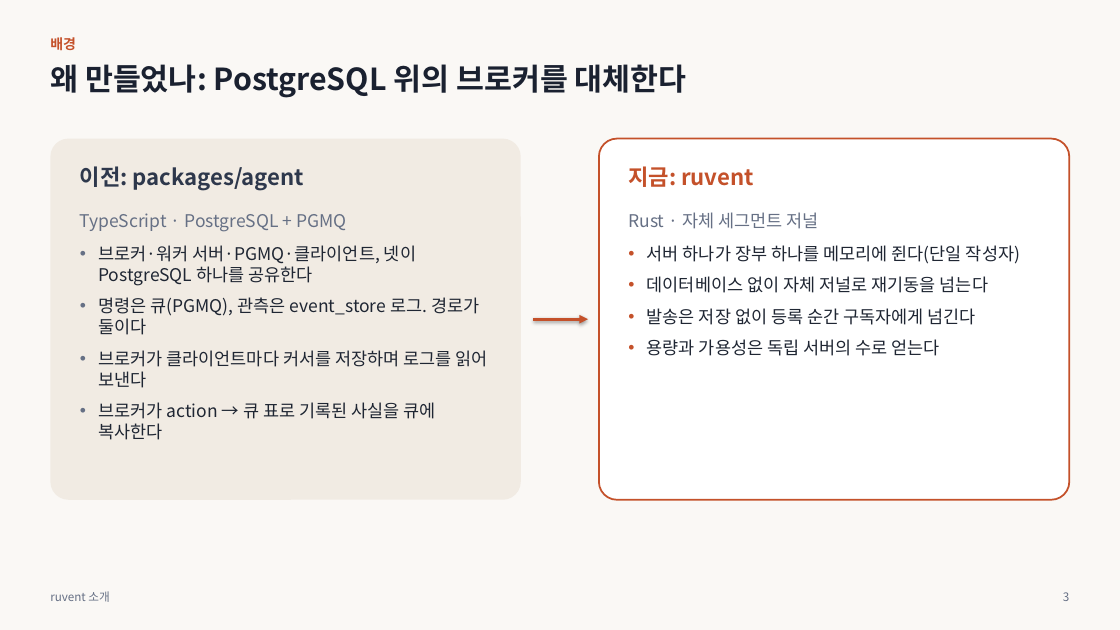
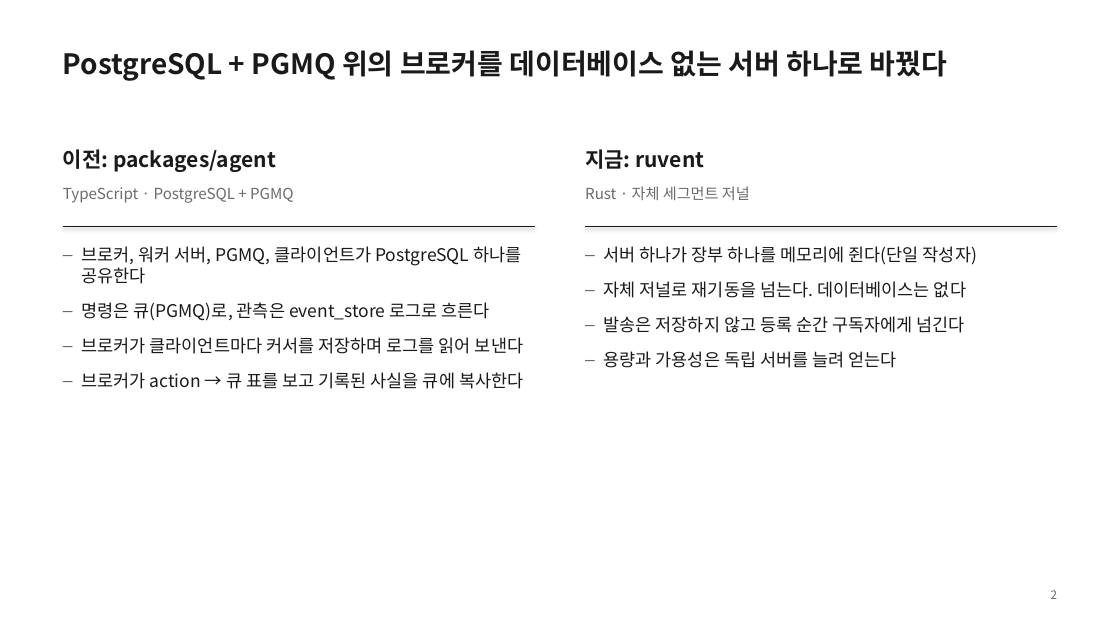
Before and after one commit to hikaMaeng/ruvent, a slide deck: slide 2 of docs/intro/ruvent-intro.pptx (slide 3 before the commit). Drawn at 1120x630 pixels with LibreOffice and Linux fonts; fonts in the diff are those of the drawing. Boxes give left, top, right and bottom in pixels: in the first picture for what was removed or moved away, otherwise in the second. Text is boxed around its words. In the diff, an @@ line names an element or a change of style, - is before the commit and + after.

```diff
--- a/docs/intro/ruvent-intro.pptx
+++ b/docs/intro/ruvent-intro.pptx
@@ background #FAF8F5 to #FFFFFF @@
@@ text removed at (50,37,76,51) @@
-배경
@@ text at (63,50,947,81): text changed; size 26 to 24 pt; text colour #1A2130 to #1A1A1A @@
-왜 만들었나: PostgreSQL 위의 브로커를 대체한다
+PostgreSQL + PGMQ 위의 브로커를 데이터베이스 없는 서버 하나로 바꿨다
@@ rounded rectangle removed at (50,139,521,500) @@
@@ text "이전: packages/agent": place and size @@
-text "이전: packages/agent" at (80,166,304,191)
+text "이전: packages/agent" at (63,149,276,172)
@@ text "이전: packages/agent" at (63,149,276,172): size 19 to 18 pt, text colour #2E384C to #1A1A1A @@
@@ text "지금: ruvent": place and size @@
-text "지금: ruvent" at (628,166,754,187)
+text "지금: ruvent" at (585,149,704,169)
@@ text "지금: ruvent" at (585,149,704,169): size 19 to 18 pt, text colour #C4512A to #1A1A1A @@
@@ rounded rectangle removed at (599,139,1070,500) @@
@@ text added at (63,187,294,203), 13 pt, text #6B6B6B @@
+TypeScript · PostgreSQL + PGMQ
@@ text added at (585,186,750,200), 13 pt, text #6B6B6B @@
+Rust · 자체 세그먼트 저널
@@ line added from (63, 227) to (535, 227), #1A1A1A 1 pt @@
@@ line added from (586, 227) to (1057, 227), #1A1A1A 1 pt @@
@@ text at (628,212,818,229): paragraph removed @@
-Rust · 자체 세그먼트 저널
@@ text "브로커, 워커 서버, PGMQ, 클라이언트가 ...": place and size @@
-text "브로커, 워커 서버, PGMQ, 클라이언트가 ..." at (80,213,488,440)
+text "브로커, 워커 서버, PGMQ, 클라이언트가 ..." at (81,246,523,389)
@@ text at (81,246,521,321): text changed; text colour #1F2633 to #1A1A1A @@
-TypeScript · PostgreSQL + PGMQ
-• 브로커·워커 서버·PGMQ·클라이언트, 넷이 PostgreSQL 하나를 공유한다
-• 명령은 큐(PGMQ), 관측은 event_store 로그. 경로가 둘이다
+– 브로커, 워커 서버, PGMQ, 클라이언트가 PostgreSQL 하나를 공유한다
+– 명령은 큐(PGMQ)로, 관측은 event_store 로그로 흐른다
@@ text "서버 하나가 장부 하나를 메모리에 ...": place and size @@
-text "서버 하나가 장부 하나를 메모리에 ..." at (628,212,1020,356)
+text "서버 하나가 장부 하나를 메모리에 ..." at (604,246,977,368)
@@ text at (604,246,977,265): text colour #1F2633 to #1A1A1A in "서버 하나가 장부 하나를 메모리에 쥔다(단일 작성자)"; bullet • to –; more space between paragraphs; bullet colour #C4512A to #6B6B6B @@
@@ text at (604,281,966,368): text changed; text colour #1F2633 to #1A1A1A @@
-• 데이터베이스 없이 자체 저널로 재기동을 넘는다
-• 발송은 저장 없이 등록 순간 구독자에게 넘긴다
-• 용량과 가용성은 독립 서버의 수로 얻는다
+– 자체 저널로 재기동을 넘는다. 데이터베이스는 없다
+– 발송은 저장하지 않고 등록 순간 구독자에게 넘긴다
+– 용량과 가용성은 독립 서버를 늘려 얻는다
@@ arrow removed from (534, 319) to (588, 319) @@
@@ text at (81,337,523,354): text colour #1F2633 to #1A1A1A in "브로커가 클라이언트마다 커서를 저장하며 로그를 읽어 보낸다"; bullet • to –; more space between paragraphs; bullet colour #667085 to #6B6B6B @@
@@ text at (81,372,523,389): text changed; text colour #1F2633 to #1A1A1A @@
-• 브로커가 action → 큐 표로 기록된 사실을 큐에 복사한다
+– 브로커가 action → 큐 표를 보고 기록된 사실을 큐에 복사한다
@@ text removed at (50,591,109,602) @@
-ruvent 소개
@@ text added at (1051,590,1057,599), 10 pt, text #6B6B6B @@
+2
@@ text removed at (1063,592,1069,601) @@
-3
```
Also in this commit, not shown: 12 other slides changed, 5 slides added, 6 slides removed, 4 other files.
